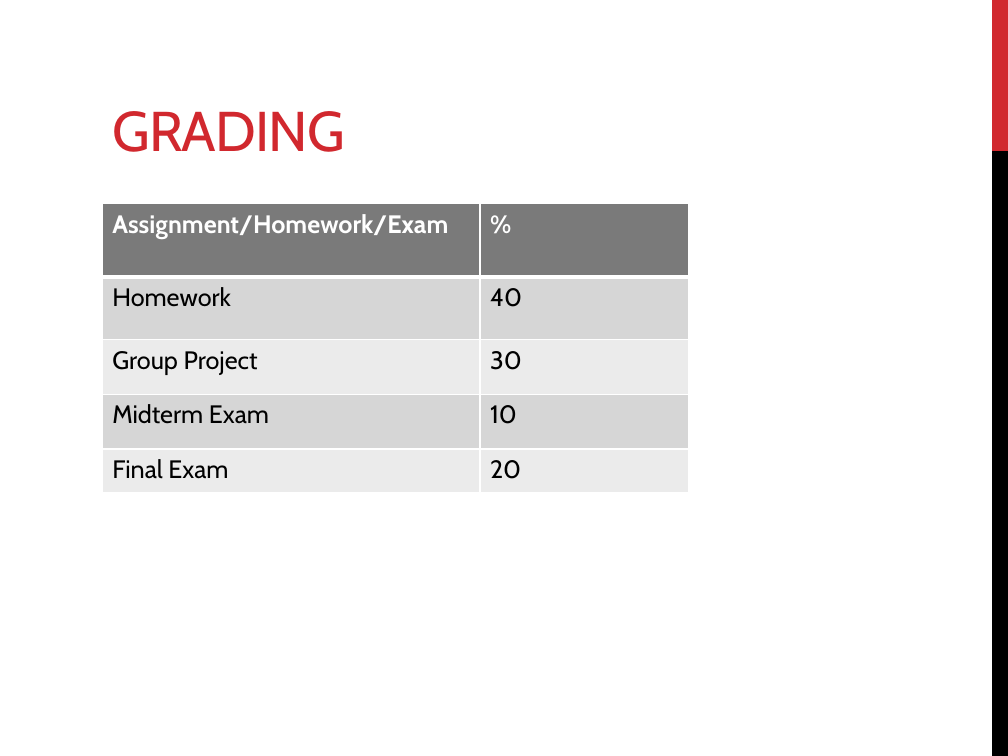
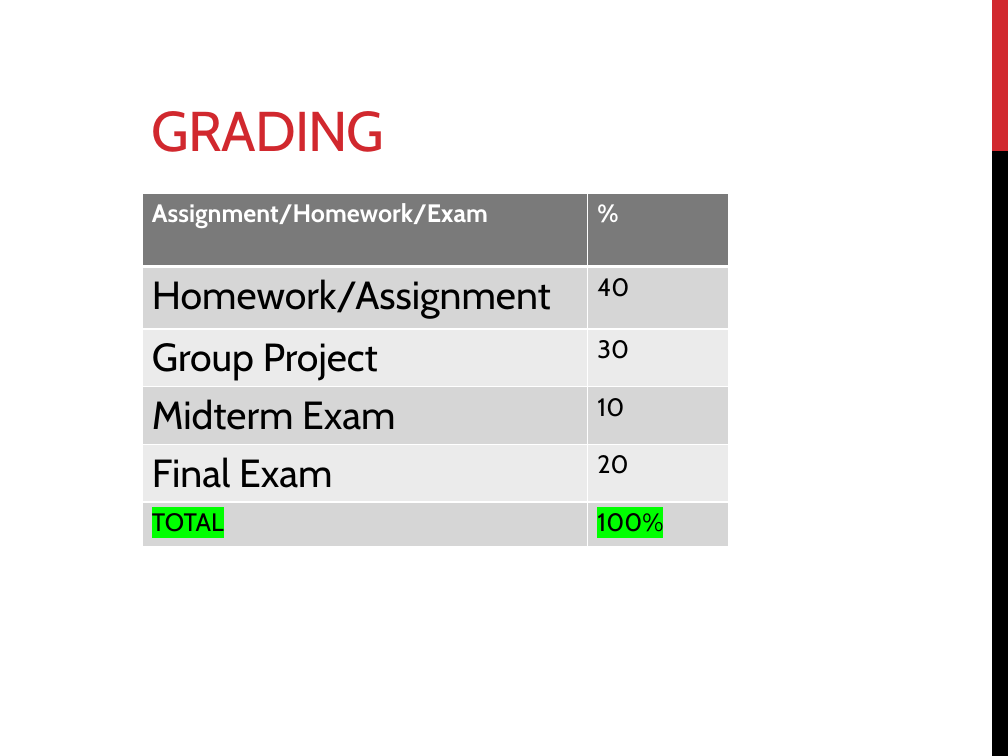
Before and after one commit to mahmoudparsian/data-warehousing, a slide deck: slide 8 of syllabus/week-01-course-outline-and-intro-to-DW/course_outline_and_DW_concepts/01_introduction_to_DW_course.pptx. Drawn at 1008x756 pixels with LibreOffice and Linux fonts; fonts in the diff are those of the drawing. Boxes give left, top, right and bottom in pixels: in the first picture for what was removed or moved away, otherwise in the second. Text is boxed around its words. In the diff, an @@ line names an element or a change of style, - is before the commit and + after.

```diff
--- a/syllabus/week-01-course-outline-and-intro-to-DW/course_outline_and_DW_concepts/01_introduction_to_DW_course.pptx
+++ b/syllabus/week-01-course-outline-and-intro-to-DW/course_outline_and_DW_concepts/01_introduction_to_DW_course.pptx
@@ title "GRADING": place and size @@
-title "GRADING" at [112,111,345,152]
+title "GRADING" at [152,111,385,152]
@@ table at [142,194,729,544] @@
-row 2, column 1: Homework
+row 2, column 1: Homework/Assignment
+row 6: TOTAL | 100%
@@ table: place and size @@
-table at [102,204,688,493]
+table at [142,194,729,544]
```
Also in this commit, not shown: 5 other slides changed, 2 other files.
